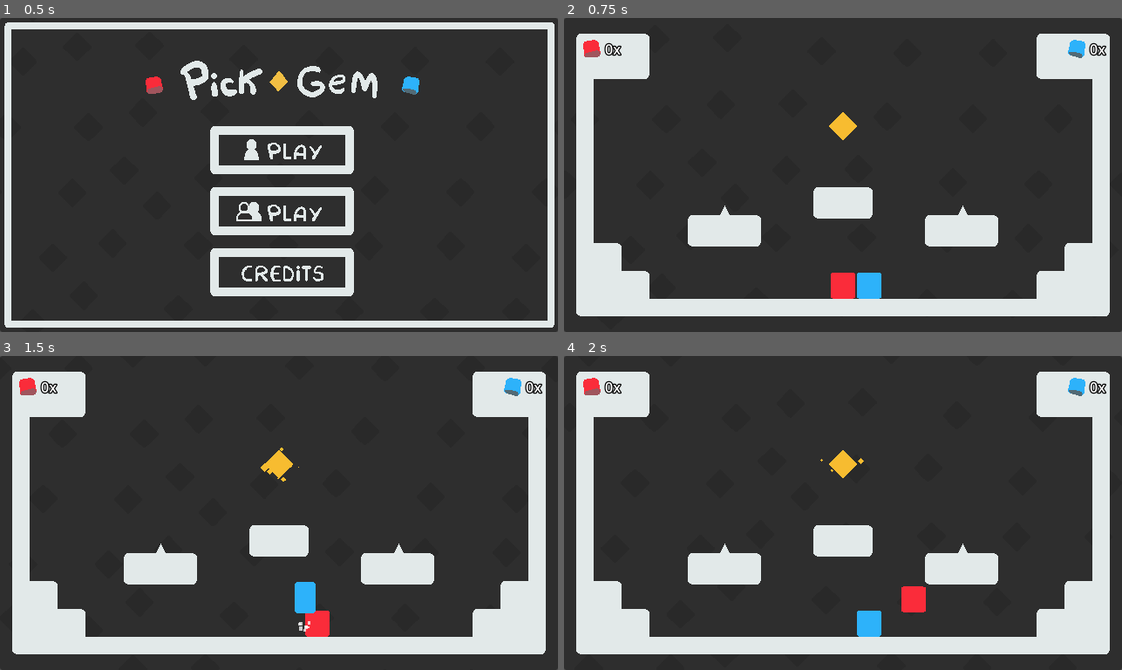
Above: before the commit, frames 1-4 (two rows, left to right).
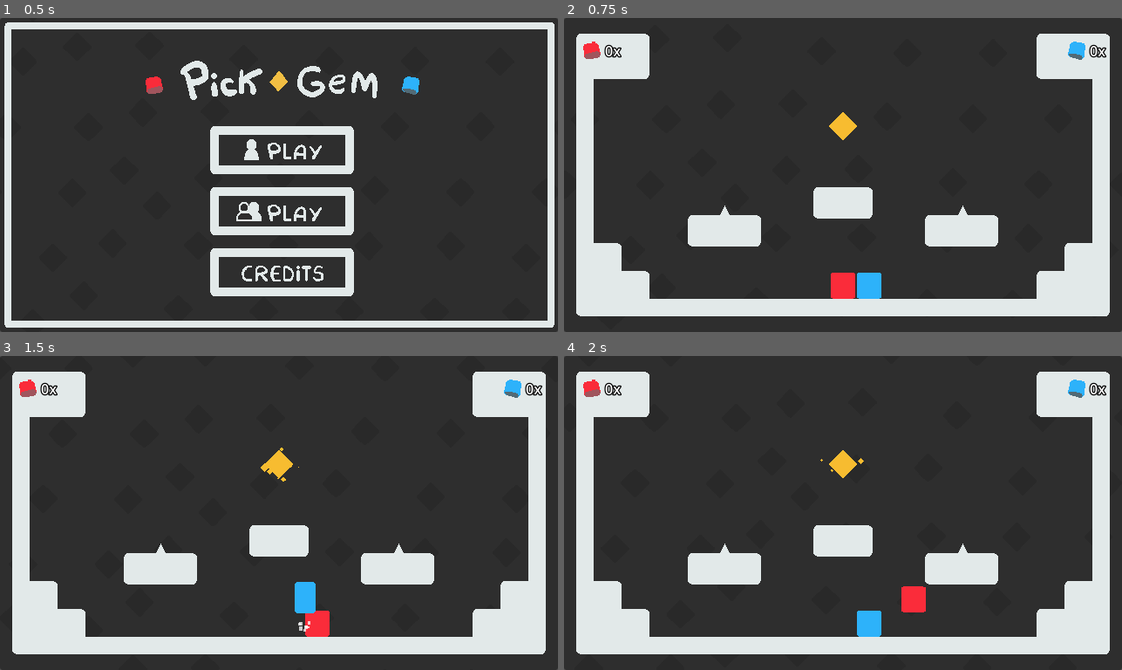
Above: after the commit, the same moments.

Repository: Juawo/PickGem
Game: Godot game, scene res://Scenes/UI/main_menu.tscn
Same seed, same stepped clock (60 frames per second), same inputs: the game is played once before the commit and once after it.
Inputs (mouse positions are in pixels of both pictures, inside the frame that each line leads up to):
- Up to frame 1 (0.5 s): no input
- Up to frame 2 (0.75 s): click (848, 209) at 0.5 s
- Up to frame 3 (1.5 s): tap Enter at 1.25 s; hold D (move_right_player1) from 1.28 s (still down); tap Up (move_up_player2) at 1.35 s
- Up to frame 4 (2 s): keep holding D (move_right_player1); tap W (move_up_player1) at 1.52, 1.55, 1.82 s

Frame 1 is identical in both runs. In frame 2, 0.3% of the frame differs, in the area x 3-98%, y 6-14%; in frame 3, 0.3%; in frame 4, 0.3%.

Commit message:
Adicionando musica de fundo, SFX de morte, pulo e coleta de gema e animação na interface de score

Diff:
--- a/pickgemgame/Scenes/Coletables/gem.tscn
+++ b/pickgemgame/Scenes/Coletables/gem.tscn
@@ -1,7 +1,8 @@
-[gd_scene load_steps=5 format=3 uid="uid://dr16cy2kr85gh"]
+[gd_scene load_steps=6 format=3 uid="uid://dr16cy2kr85gh"]
 
 [ext_resource type="Texture2D" uid="uid://ynmc87ydf83d" path="res://Assets/Gem.png" id="1_kdvwt"]
 [ext_resource type="Script" path="res://Scripts/levels_scritps/gem.gd" id="1_plthp"]
+[ext_resource type="AudioStream" uid="uid://ga2iy04gh8hh" path="res://sounds/592346__axilirate__collect-crystal.wav" id="3_txkpy"]
 
 [sub_resource type="Curve" id="Curve_hvdd6"]
 _data = [Vector2(0, 1), 0.0, 0.0, 0, 0, Vector2(0.5, 0.549451), -0.914167, -0.914167, 0, 0, Vector2(1, 0), 0.0, 0.0, 0, 0]
@@ -38,5 +39,8 @@
 
 [node name="timer_change_level" type="Timer" parent="."]
 
+[node name="pickup_sound" type="AudioStreamPlayer" parent="."]
+stream = ExtResource("3_txkpy")
+
 [connection signal="body_entered" from="." to="." method="_on_body_entered"]
 [connection signal="timeout" from="timer_change_level" to="." method="_on_timer_change_level_timeout"]
--- a/pickgemgame/Scenes/Levels/level_1.tscn
+++ b/pickgemgame/Scenes/Levels/level_1.tscn
@@ -35,12 +35,6 @@
 [node name="player_1" parent="." instance=ExtResource("7_sghqs")]
 position = Vector2(320, 304)
 
-[node name="Pause_menu" parent="." instance=ExtResource("6_y2vxr")]
-offset_left = 320.0
-offset_top = 180.0
-offset_right = 320.0
-offset_bottom = 180.0
-
 [node name="score_players" parent="." instance=ExtResource("8_r8iyu")]
 anchors_preset = 9
 anchor_right = 0.0
@@ -51,3 +45,9 @@
 offset_bottom = 43.0
 grow_horizontal = 1
 size_flags_horizontal = 1
+
+[node name="Pause_menu" parent="." instance=ExtResource("6_y2vxr")]
+offset_left = 320.0
+offset_top = 180.0
+offset_right = 320.0
+offset_bottom = 180.0
--- a/pickgemgame/Scenes/Players/player_1.tscn
+++ b/pickgemgame/Scenes/Players/player_1.tscn
@@ -1,9 +1,11 @@
-[gd_scene load_steps=6 format=3 uid="uid://baiiixpvytmuo"]
+[gd_scene load_steps=8 format=3 uid="uid://baiiixpvytmuo"]
 
 [ext_resource type="Script" path="res://Scripts/players_scripts/player_1_child.gd" id="1_lpoxq"]
 [ext_resource type="Texture2D" uid="uid://ctpr0ykgdqq01" path="res://Assets/Player1.png" id="2_a80yc"]
 [ext_resource type="PackedScene" uid="uid://ckvo6b470vtbe" path="res://Scenes/Players/cpu_particles_p_1.tscn" id="2_eaqmd"]
 [ext_resource type="PackedScene" uid="uid://cdrnoojs2elk0" path="res://Scenes/Players/jump_particles.tscn" id="2_oq783"]
+[ext_resource type="PackedScene" uid="uid://b6lnbp4bq2fmi" path="res://Scenes/sound_effects/sound_jump.tscn" id="5_1as2p"]
+[ext_resource type="PackedScene" uid="uid://frxq45542y8l" path="res://Scenes/sound_effects/sound_death.tscn" id="5_tx4or"]
 
 [sub_resource type="RectangleShape2D" id="RectangleShape2D_vhpgt"]
 size = Vector2(36, 39)
@@ -29,4 +31,8 @@
 position = Vector2(0, 0.5)
 shape = SubResource("RectangleShape2D_vhpgt")
 
+[node name="sound_death" parent="." instance=ExtResource("5_tx4or")]
+
+[node name="sound_jump" parent="." instance=ExtResource("5_1as2p")]
+
 [connection signal="timeout" from="respawn_timer" to="." method="_on_respawn_timer_timeout"]
--- a/pickgemgame/Scenes/Players/player_2.tscn
+++ b/pickgemgame/Scenes/Players/player_2.tscn
@@ -1,9 +1,11 @@
-[gd_scene load_steps=6 format=3 uid="uid://dcckx04b4cep"]
+[gd_scene load_steps=8 format=3 uid="uid://dcckx04b4cep"]
 
 [ext_resource type="Texture2D" uid="uid://bqpxs1g00ny4w" path="res://Assets/Player2.png" id="1_co4hm"]
 [ext_resource type="Script" path="res://Scripts/players_scripts/player_2_child.gd" id="1_iniiq"]
 [ext_resource type="PackedScene" uid="uid://ckvo6b470vtbe" path="res://Scenes/Players/cpu_particles_p_1.tscn" id="2_4fx8i"]
 [ext_resource type="PackedScene" uid="uid://cdrnoojs2elk0" path="res://Scenes/Players/jump_particles.tscn" id="3_hsmlc"]
+[ext_resource type="PackedScene" uid="uid://b6lnbp4bq2fmi" path="res://Scenes/sound_effects/sound_jump.tscn" id="5_k5a7w"]
+[ext_resource type="PackedScene" uid="uid://frxq45542y8l" path="res://Scenes/sound_effects/sound_death.tscn" id="5_wexau"]
 
 [sub_resource type="RectangleShape2D" id="RectangleShape2D_vhpgt"]
 size = Vector2(36, 39)
@@ -30,4 +32,8 @@
 position = Vector2(0, 0.5)
 shape = SubResource("RectangleShape2D_vhpgt")
 
+[node name="sound_death" parent="." instance=ExtResource("5_wexau")]
+
+[node name="sound_jump" parent="." instance=ExtResource("5_k5a7w")]
+
 [connection signal="timeout" from="respawn_timer" to="." method="_on_respawn_timer_timeout"]
--- a/pickgemgame/Scenes/UI/pause_menu.tscn
+++ b/pickgemgame/Scenes/UI/pause_menu.tscn
@@ -1,11 +1,16 @@
-[gd_scene load_steps=7 format=3 uid="uid://bfl5np4to7v50"]
+[gd_scene load_steps=9 format=3 uid="uid://bfl5np4to7v50"]
 
 [ext_resource type="Texture2D" uid="uid://blwyiflsuplm3" path="res://Assets/UI_Menu/UI_Play_pause_button.png" id="1_eycfb"]
 [ext_resource type="Script" path="res://Scripts/ui_scripts/pause_menu.gd" id="1_fedhl"]
 [ext_resource type="Texture2D" uid="uid://btsavrkx1xul2" path="res://Assets/UI_Menu/UI_Play_pause_button_hover.png" id="2_2qmba"]
+[ext_resource type="Shader" path="res://shaders/background/blur_bg_pause_menu.gdshader" id="2_sey46"]
 [ext_resource type="PackedScene" uid="uid://djx7cy4cigvbc" path="res://Scenes/UI/moldura.tscn" id="2_wv15m"]
 [ext_resource type="Texture2D" uid="uid://b6vte80pxek57" path="res://Assets/UI_Menu/UI_Return_pause_button.png" id="3_cauya"]
 [ext_resource type="Texture2D" uid="uid://dcx3cqux3d2qc" path="res://Assets/UI_Menu/UI_Return_pause_button_hover.png" id="4_thmxn"]
+
+[sub_resource type="ShaderMaterial" id="ShaderMaterial_jav2n"]
+shader = ExtResource("2_sey46")
+shader_parameter/amount = 3.0
 
 [node name="Pause_menu" type="Control"]
 process_mode = 1
@@ -19,6 +24,16 @@
 grow_vertical = 2
 size_flags_horizontal = 4
 script = ExtResource("1_fedhl")
+
+[node name="blur_bg" type="ColorRect" parent="."]
+material = SubResource("ShaderMaterial_jav2n")
+layout_mode = 1
+anchors_preset = 15
+anchor_right = 1.0
+anchor_bottom = 1.0
+grow_horizontal = 2
+grow_vertical = 2
+color = Color(0, 0, 0, 1)
 
 [node name="Moldura" parent="." instance=ExtResource("2_wv15m")]
 layout_mode = 1
--- a/pickgemgame/Scenes/UI/score_players.tscn
+++ b/pickgemgame/Scenes/UI/score_players.tscn
@@ -8,17 +8,18 @@
 custom_minimum_size = Vector2(640, 20)
 layout_mode = 3
 anchor_right = 0.997
-anchor_bottom = 0.071
+anchor_bottom = 0.114
 offset_left = -1.0
 offset_top = 1.0
 offset_right = 0.919983
-offset_bottom = 15.44
+offset_bottom = -0.0400009
 grow_horizontal = 2
 grow_vertical = 2
 size_flags_horizontal = 0
 size_flags_vertical = 0
 script = ExtResource("1_333gn")
 metadata/_edit_vertical_guides_ = [20.0, -147.0, 620.0]
+metadata/_edit_use_anchors_ = true
 
 [node name="score_player_1" type="HBoxContainer" parent="."]
 layout_mode = 1
@@ -27,8 +28,8 @@
 anchor_top = 0.0583333
 anchor_right = 0.191687
 anchor_bottom = 0.169333
-offset_right = 0.32
-offset_bottom = 0.0399971
+offset_right = 0.32032
+offset_bottom = 25.56
 theme_override_constants/separation = 5
 metadata/_edit_use_anchors_ = true
 
@@ -38,21 +39,21 @@
 texture = ExtResource("2_ursll")
 stretch_mode = 3
 
-[node name="Label" type="Label" parent="score_player_1"]
+[node name="label_score_player_1" type="Label" parent="score_player_1"]
 layout_mode = 2
 theme_override_colors/font_color = Color(1, 1, 1, 1)
 theme_override_constants/outline_size = 5
+text = "2 "
 
 [node name="score_player_2" type="HBoxContainer" parent="."]
-visible = false
 layout_mode = 1
 anchors_preset = -1
 anchor_left = 0.809375
 anchor_top = 0.0583333
 anchor_right = 0.96825
 anchor_bottom = 0.169333
-offset_right = 0.32
-offset_bottom = 0.0399971
+offset_right = 0.320007
+offset_bottom = 25.56
 theme_override_constants/separation = 5
 alignment = 2
 metadata/_edit_use_anchors_ = true
@@ -63,7 +64,8 @@
 texture = ExtResource("3_80r7b")
 stretch_mode = 3
 
-[node name="Label" type="Label" parent="score_player_2"]
+[node name="label_score_player_2" type="Label" parent="score_player_2"]
 layout_mode = 2
 theme_override_colors/font_color = Color(1, 1, 1, 1)
 theme_override_constants/outline_size = 5
+text = "2"
--- /dev/null
+++ b/pickgemgame/Scenes/music/bg_soundtrack.tscn
@@ -0,0 +1,11 @@
+[gd_scene load_steps=3 format=3 uid="uid://d2dxadsbo62h0"]
+
+[ext_resource type="AudioStream" uid="uid://b7v815junpjh6" path="res://sounds/happy.mp3" id="1_4c7cf"]
+[ext_resource type="Script" path="res://Scripts/bg_soundtrack_global.gd" id="2_6xs01"]
+
+[node name="bg_soundtrack" type="AudioStreamPlayer"]
+stream = ExtResource("1_4c7cf")
+volume_db = -2.0
+autoplay = true
+parameters/looping = true
+script = ExtResource("2_6xs01")
--- /dev/null
+++ b/pickgemgame/Scenes/sound_effects/sound_death.tscn
@@ -0,0 +1,6 @@
+[gd_scene load_steps=2 format=3 uid="uid://frxq45542y8l"]
+
+[ext_resource type="AudioStream" uid="uid://n5hje3hupmfq" path="res://sounds/character-falling-on-ground-250069.mp3" id="1_voq6i"]
+
+[node name="sound_death" type="AudioStreamPlayer"]
+stream = ExtResource("1_voq6i")
--- /dev/null
+++ b/pickgemgame/Scenes/sound_effects/sound_jump.tscn
@@ -0,0 +1,7 @@
+[gd_scene load_steps=2 format=3 uid="uid://b6lnbp4bq2fmi"]
+
+[ext_resource type="AudioStream" uid="uid://bl2sp3p8yf5qp" path="res://sounds/350899__cabled_mess__jump_c_09.wav" id="1_2ng11"]
+
+[node name="sound_jump" type="AudioStreamPlayer"]
+stream = ExtResource("1_2ng11")
+volume_db = 1.0
--- /dev/null
+++ b/pickgemgame/Scripts/bg_soundtrack_global.gd
@@ -0,0 +1,14 @@
+extends AudioStreamPlayer
+
+var level_music = preload("res://sounds/happy.mp3")
+
+func play_music(music : AudioStream, volume := 0.0):
+	if stream == music:
+		return
+
+	stream = music
+	volume_db = volume
+	play()
+
+func play_music_level(volume):
+	play_music(level_music,volume)
--- a/pickgemgame/Scripts/levels_scritps/gem.gd
+++ b/pickgemgame/Scripts/levels_scritps/gem.gd
@@ -4,6 +4,7 @@
 
 @onready var timer_level: Timer = $timer_change_level
 @export var next_scene: PackedScene
+@onready var pickup_sound: AudioStreamPlayer = $pickup_sound
 
 func _on_body_entered(body: CharacterBody2D) -> void:
 	add_score(body)
@@ -15,13 +16,17 @@
 			players_data.score_player_1 += 1
 		if(body.name == "player_2"):
 			players_data.score_player_2 += 1
+		play_pickup_sound()
 		body.score += 1
 		score_changed.emit(body.name)
 
 func change_level(scene : PackedScene):
 	$CollisionShape2D.queue_free()
 	self.visible = false
-	timer_level.start(3.0)
+	timer_level.start(1.0)
 	await timer_level.timeout
 	get_tree().change_scene_to_packed(scene)
 	self.queue_free()
+
+func play_pickup_sound():
+	pickup_sound.play()
--- a/pickgemgame/Scripts/levels_scritps/level_base.gd
+++ b/pickgemgame/Scripts/levels_scritps/level_base.gd
@@ -4,8 +4,8 @@
 var player2_scene := preload("res://Scenes/Players/player_2.tscn")
 
 func _ready() -> void:
+	BgSoundtrackGlobal.play_music_level(-5.0)
 	if players_data.multiplayer_on:
 		var player2_instance = player2_scene.instantiate()
 		player2_instance.global_position = initial_position_p2
-		print("TWo")
 		add_child(player2_instance)
--- a/pickgemgame/Scripts/players_scripts/player_1_child.gd
+++ b/pickgemgame/Scripts/players_scripts/player_1_child.gd
@@ -8,6 +8,7 @@
 		if Input.is_action_just_pressed("move_up_player1") and is_on_floor():
 			if Engine.time_scale != 0:
 				player_jump_tween()
+				player_sound_jump()
 				velocity.y = JUMP_VELOCITY
 
 		var direction := Input.get_axis("move_left_player1", "move_right_player1")
--- a/pickgemgame/Scripts/players_scripts/player_2_child.gd
+++ b/pickgemgame/Scripts/players_scripts/player_2_child.gd
@@ -8,9 +8,11 @@
 		if Input.is_action_just_pressed("move_up_player2") and is_on_floor():
 			if Engine.time_scale != 0:
 				player_jump_tween()
+				player_sound_jump()
 				velocity.y = JUMP_VELOCITY
 
 		var direction := Input.get_axis("move_left_player2", "move_right_player2")
+
 		if direction:
 			velocity.x = direction * SPEED
 		else:
--- a/pickgemgame/Scripts/players_scripts/player_bases.gd
+++ b/pickgemgame/Scripts/players_scripts/player_bases.gd
@@ -5,6 +5,8 @@
 @onready var cpu_particles_p_1: CPUParticles2D = $cpu_particles_P1
 @onready var sprite_2d: Sprite2D = $Sprite2D
 @onready var jump_particles: CPUParticles2D = $jump_particles
+@onready var sound_jump: AudioStreamPlayer = $sound_jump
+@onready var sound_death: AudioStreamPlayer = $sound_death
 
 @export var respawn_time : float = 1.5
 
@@ -26,13 +28,19 @@
 	collision.disabled = is_death
 	respawn_timer.start(respawn_time)
 	player_particles()
+	player_death_sound()
 
+func player_death_sound():
+	sound_death.play()
 func player_respawn():
 	is_death = false
 	collision.disabled = is_death
 	velocity = Vector2.ZERO
 	global_position = initial_position
 	sprite_2d.show()
+
+func player_sound_jump():
+	sound_jump.play()
 
 func player_particles():
 	cpu_particles_p_1.emitting = true
--- a/pickgemgame/Scripts/ui_scripts/pause_menu.gd
+++ b/pickgemgame/Scripts/ui_scripts/pause_menu.gd
@@ -1,7 +1,6 @@
 extends Control
 
 var paused := false
-@onready var color_rect: ColorRect = $ColorRect
 
 func _process(delta: float) -> void:
 	if Input.is_action_just_pressed("pause"):
@@ -14,6 +13,7 @@
 	else:
 		self.show()
 		Engine.time_scale = 0
+
 	paused = !paused
 
 func _on_replay_button_pressed() -> void:
--- a/pickgemgame/Scripts/ui_scripts/score_players.gd
+++ b/pickgemgame/Scripts/ui_scripts/score_players.gd
@@ -1,21 +1,22 @@
 extends Control
 
-@onready var label: Label = $score_player_1/Label
-@onready var label_2: Label = $score_player_2/Label
 @onready var score_player_2: HBoxContainer = $score_player_2
 @onready var gem: Area2D = $"../gem"
 
-@onready var label_p1: Label = $score_player_1/Label
-@onready var label_p2: Label = $score_player_2/Label
+@onready var label_p1: Label = $score_player_1/label_score_player_1
+@onready var label_p2: Label = $score_player_2/label_score_player_2
 
 @export var two_players : bool
 
 var initial_position : Vector2
+var initial_score_position_p1 : Vector2
+var initial_score_position_p2 : Vector2
 var initial_score_p1 : int
 var initial_score_p2 : int
 
 func _ready() -> void:
 	initial_position = global_position
+	initial_score_position_p1 = label_p1.position
 	initial_score_p1 = players_data.score_player_1
 	two_players = players_data.multiplayer_on
 	gem.score_changed.connect(score_changed_tween)
@@ -23,11 +24,12 @@
 	if two_players:
 		score_player_2.show()
 		initial_score_p2 = players_data.score_player_2
+		initial_score_position_p2 = label_p2.position
 
 func _process(delta: float) -> void:
-	label.text = str(players_data.score_player_1) + "x"
+	label_p1.text = str(players_data.score_player_1) + "x"
 	if two_players:
-		label_2.text = str(players_data.score_player_2) + "x"
+		label_p2.text = str(players_data.score_player_2) + "x"
 
 func score_changed_tween(name_player):
 	if name_player == "player_1":
@@ -36,17 +38,21 @@
 		tween_score(label_p2)
 
 func tween_score(node_ref):
-	var score_change_tween = get_tree().create_tween()
+	var score_change_tween = get_tree().create_tween().set_parallel(true)
 	score_change_tween.set_ease(Tween.EASE_IN)
 	score_change_tween.set_trans(Tween.TRANS_EXPO)
 
-	score_change_tween.tween_property(node_ref, "position:y", 10, 0.2).as_relative()
-	score_change_tween.tween_callback(Callable(self,"tween_score_back").bind(node_ref))
+	score_change_tween.tween_property(node_ref, "position:y", -10, 0.2).as_relative()
+	score_change_tween.tween_property(node_ref, "modulate", Color("#f7bc30"), 0.2)
+	score_change_tween.connect("finished", Callable(self, "tween_score_back").bind(node_ref))
+	#score_change_tween.tween_callback(Callable(self,"tween_score_back").bind(node_ref))
 
 func tween_score_back(node_ref):
-	print("entrei")
-	var score_change_tween_back = get_tree().create_tween()
+	var score_change_tween_back = get_tree().create_tween().set_parallel(true)
+
 	score_change_tween_back.set_ease(Tween.EASE_OUT)
 	score_change_tween_back.set_trans(Tween.TRANS_EXPO)
 
-	score_change_tween_back.tween_property(node_ref, "position:y", -10, 0.2 ).as_relative()
+	score_change_tween_back.tween_property(node_ref, "position:y", 10, 0.2 ).as_relative()
+
+	score_change_tween_back.tween_property(node_ref, "modulate", Color("#ffffff"), 0.2)
--- a/pickgemgame/project.godot
+++ b/pickgemgame/project.godot
@@ -19,6 +19,7 @@
 [autoload]
 
 players_data="*res://Scripts/globals.gd"
+BgSoundtrackGlobal="*res://Scripts/bg_soundtrack_global.gd"
 
 [display]
 
--- /dev/null
+++ b/pickgemgame/shaders/background/blur_bg_pause_menu.gdshader
@@ -0,0 +1,9 @@
+shader_type canvas_item;
+
+uniform sampler2D screen_texture : hint_screen_texture, filter_linear_mipmap;
+uniform float amount : hint_range(0.0,5.0);
+
+void fragment() {
+	vec4 color = textureLod(screen_texture, SCREEN_UV, amount);
+	COLOR = color;
+}
Not shown, added: pickgemgame/sounds/350899__cabled_mess__jump_c_09.wav.import
Not shown, added: pickgemgame/sounds/592346__axilirate__collect-crystal.wav.import
Not shown, added: pickgemgame/sounds/character-falling-on-ground-250069.mp3.import
Not shown, added: pickgemgame/sounds/happy.mp3.import
Not shown, added: pickgemgame/sounds/350899__cabled_mess__jump_c_09.wav
Not shown, added: pickgemgame/sounds/592346__axilirate__collect-crystal.wav
Not shown, added: pickgemgame/sounds/character-falling-on-ground-250069.mp3
Not shown, added: pickgemgame/sounds/happy.mp3
